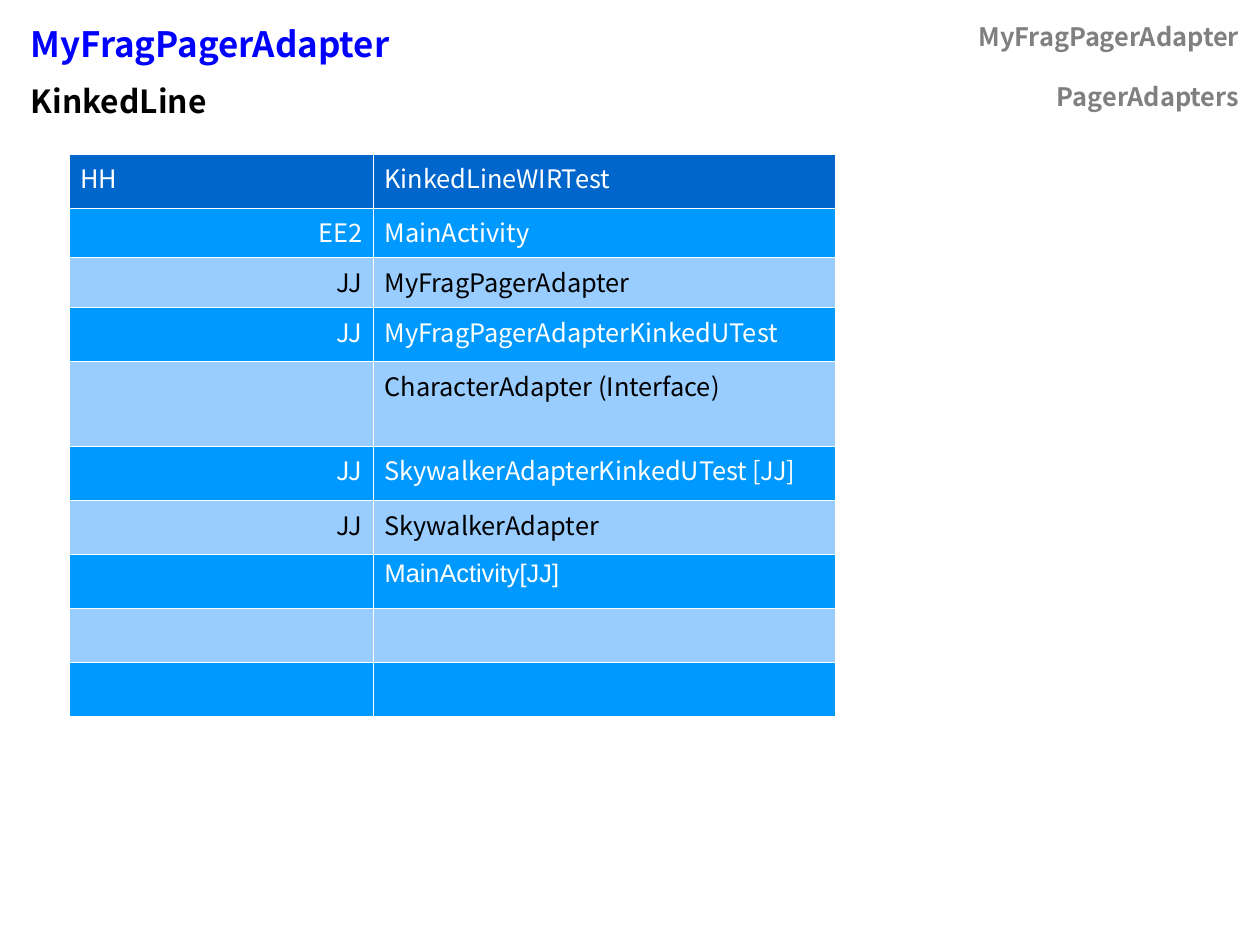
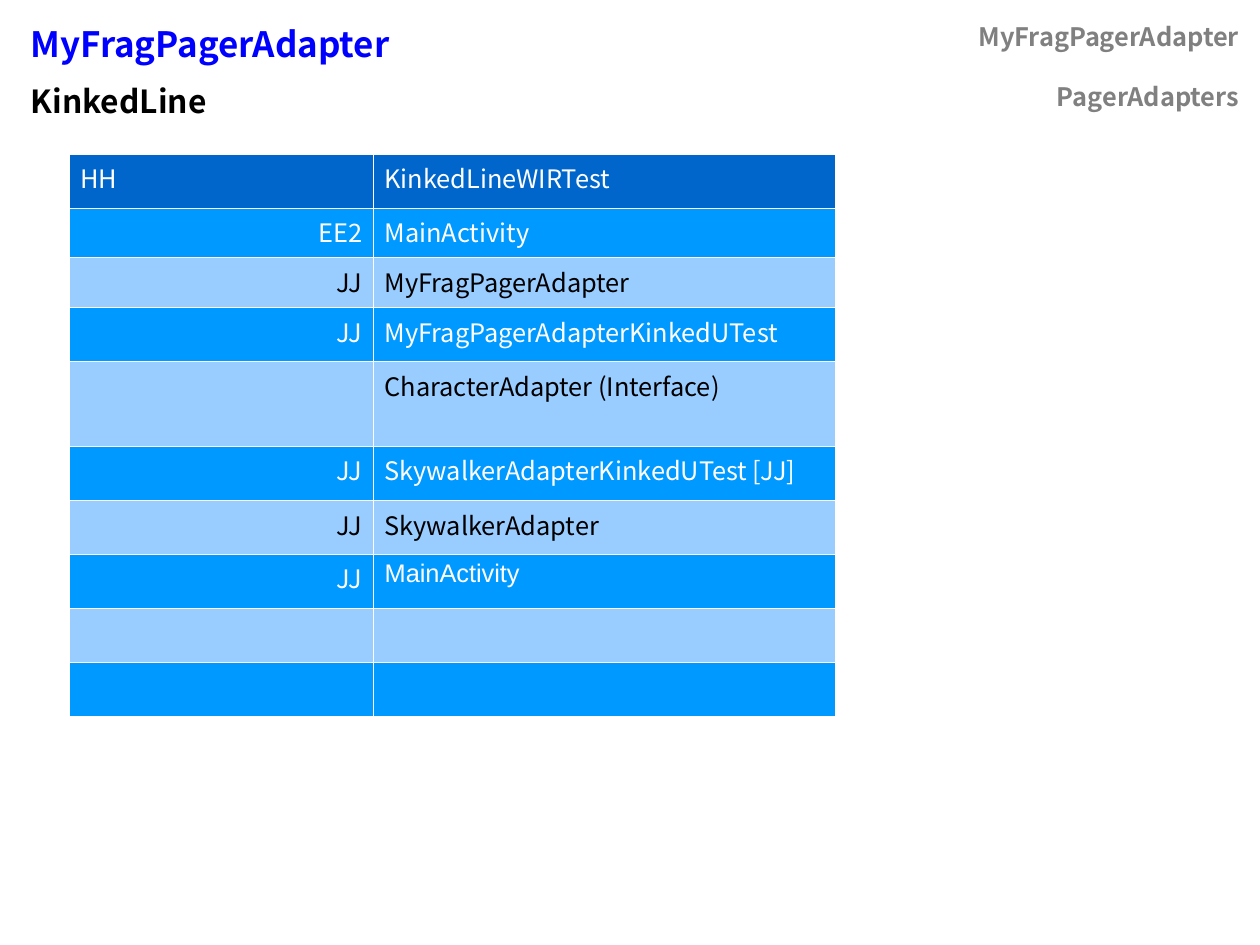
Before and after one commit to flocela/PagerAdaptersHandouts, a slide deck: slide 27 of PagerAdapterPresentation.odp. Drawn at 1260x945 pixels with LibreOffice and Linux fonts; fonts in the diff are those of the drawing. Boxes give left, top, right and bottom in pixels: in the first picture for what was removed or moved away, otherwise in the second. Text is boxed around its words. In the diff, an @@ line names an element or a change of style, - is before the commit and + after.

```diff
--- a/PagerAdapterPresentation.odp
+++ b/PagerAdapterPresentation.odp
@@ table at (70, 154, 836, 716) @@
-row 8, column 1: 
+row 8, column 1: JJ
-row 8, column 2: MainActivity[JJ]
+row 8, column 2: MainActivity
```
Also in this commit, not shown: 1 other slide changed, 6 slides added, 3 other files.
